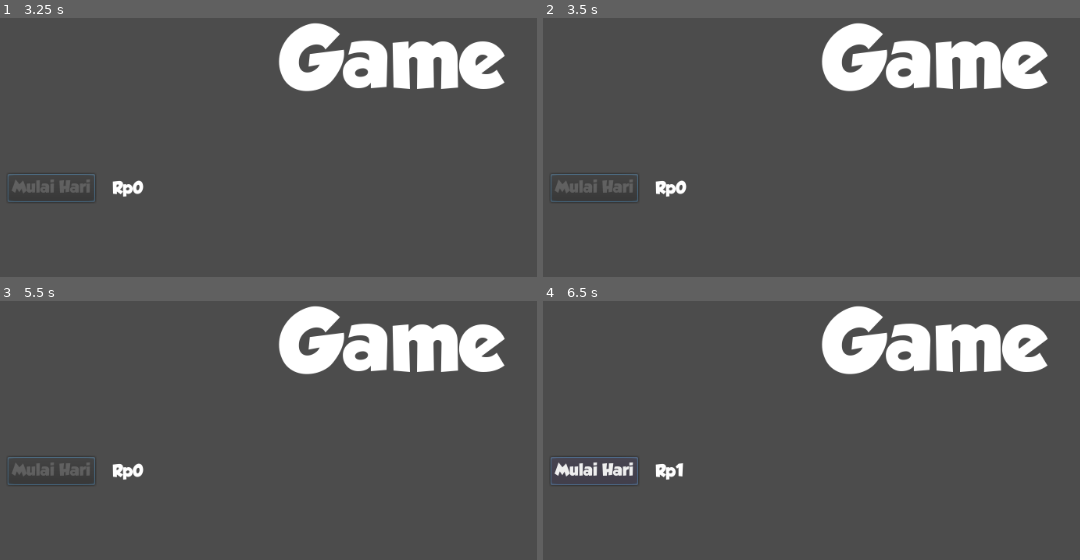
Above: before the commit, frames 1-4 (two rows, left to right).
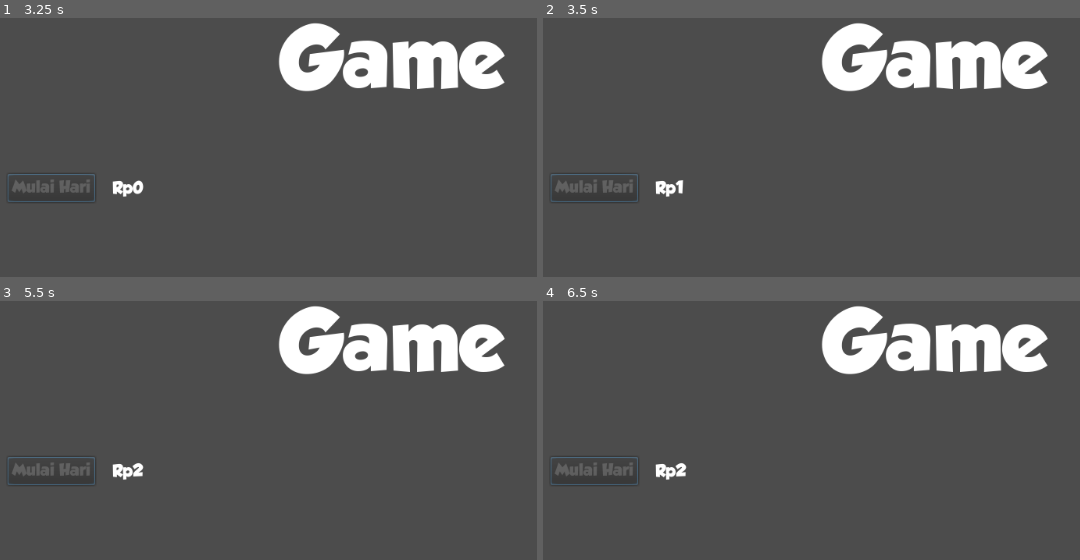
Above: after the commit, the same moments.

Repository: nyomanari21/GameProjectSkripsi
Game: Godot game, scene res://Scenes/MainMenu.tscn
The game is run twice, just before and just after one commit, with the same random seed, the same clock (stepped at 60 frames per second) and the same inputs.
Inputs:
- Up to frame 1 (3.25 s): click "Play" at 0.5 s; click "Mulai Hari" at 1.25 s; tap Enter at 2 s; tap Space at 2.75 s
- Up to frame 2 (3.5 s): no input
- Up to frame 3 (5.5 s): tap Enter at 4.25 s; tap Space at 5 s
- Up to frame 4 (6.5 s): tap Enter at 5.75 s

Frame 1 is identical in both runs. In frame 2, less than 0.1% of the frame differs, in the area x 24-27%, y 62-68%; in frame 3, less than 0.1%; in frame 4, 0.6%, in the area x 2-27%, y 62-68%.

Commit message:
Progres 3
Update:
- Membuat class Shop yang didalamnya ada variabel 'money'
- Membuat sistem transaksi dengan frekuensi tertentu setiap kali memulai hari dengan klik tombol 'ButtonStartDay'

Diff:
--- a/Game/Scenes/Game.tscn
+++ b/Game/Scenes/Game.tscn
@@ -1,6 +1,7 @@
-[gd_scene load_steps=8 format=2]
+[gd_scene load_steps=9 format=2]
 
 [ext_resource path="res://Scripts/Game.gd" type="Script" id=1]
+[ext_resource path="res://Scripts/Shop.gd" type="Script" id=2]
 
 [sub_resource type="DynamicFontData" id=1]
 font_path = "res://Assets/GROBOLD.ttf"
@@ -25,12 +26,14 @@
 size = 20
 font_data = SubResource( 5 )
 
-[node name="Game" type="Control"]
-anchor_right = 1.0
-anchor_bottom = 1.0
+[node name="Game" type="Node"]
 script = ExtResource( 1 )
 
-[node name="LabelInGame" type="Label" parent="."]
+[node name="UI" type="Control" parent="."]
+margin_right = 40.0
+margin_bottom = 40.0
+
+[node name="LabelInGame" type="Label" parent="UI"]
 margin_right = 1024.0
 margin_bottom = 120.0
 custom_fonts/font = SubResource( 2 )
@@ -38,24 +41,32 @@
 align = 1
 valign = 1
 
-[node name="ButtonStartDay" type="Button" parent="."]
+[node name="ButtonStartDay" type="Button" parent="UI"]
 margin_left = 20.0
 margin_top = 200.0
-margin_right = 124.0
-margin_bottom = 226.0
+margin_right = 132.0
+margin_bottom = 236.0
 custom_fonts/font = SubResource( 4 )
 text = "Mulai Hari"
 
-[node name="LabelMoney" type="Label" parent="."]
+[node name="LabelMoney" type="Label" parent="UI"]
 margin_left = 154.0
 margin_top = 209.0
-margin_right = 194.0
+margin_right = 233.0
 margin_bottom = 229.0
 custom_fonts/font = SubResource( 6 )
 text = "(money)"
 
+[node name="Shop" type="Control" parent="."]
+margin_right = 40.0
+margin_bottom = 40.0
+script = ExtResource( 2 )
+
 [node name="TimerStartDay" type="Timer" parent="."]
-wait_time = 5.0
+wait_time = 10.0
 
-[connection signal="pressed" from="ButtonStartDay" to="." method="_on_ButtonStartDay_pressed"]
+[node name="TimerTransaction" type="Timer" parent="."]
+
+[connection signal="pressed" from="UI/ButtonStartDay" to="." method="_on_ButtonStartDay_pressed"]
 [connection signal="timeout" from="TimerStartDay" to="." method="_on_TimerStartDay_timeout"]
+[connection signal="timeout" from="TimerTransaction" to="." method="_on_TimerTransaction_timeout"]
--- a/Game/Scenes/MainMenu.tscn
+++ b/Game/Scenes/MainMenu.tscn
@@ -17,9 +17,7 @@
 size = 32
 font_data = SubResource( 3 )
 
-[node name="MainMenu" type="Control"]
-anchor_right = 1.0
-anchor_bottom = 1.0
+[node name="MainMenu" type="Node"]
 script = ExtResource( 1 )
 
 [node name="LabelGameTitle" type="Label" parent="."]
--- a/Game/Scripts/Game.gd
+++ b/Game/Scripts/Game.gd
@@ -1,8 +1,9 @@
-extends Control
+extends Node
 
 
-var money = 0 # Variabel penyimpan jumlah uang
-var timerStart = false # Variabel penyimpan status timer
+onready var shop = get_node("Shop") # Variabel penyimpan class Shop
+var timerStartDayStart = false # Variabel penyimpan status 'TimerStartDay'
+var timerTransactionStart = false # Variabel penyimpan status 'TimerTransaction'
 
 # Called when the node enters the scene tree for the first time.
 func _ready():
@@ -10,21 +11,32 @@
 
 # Called every frame. 'delta' is the elapsed time since the previous frame.
 func _process(delta):
-	$LabelMoney.text = "Rp" + str(money)
+	$UI/LabelMoney.text = "Rp" + str(shop.get_money()) # Menampilkan uang yang dimiliki pemain saat ini
+	$TimerTransaction.wait_time = 2 # Atur frekuensi transaksi yang terjadi
 
-# Fungsi tombol 'ButtonStartDay' ketika di klik akan memulai timer 'TimerStartDay'
+# Fungsi tombol 'ButtonStartDay' ketika di klik akan memulai timer 'TimerStartDay' dan 'TimerTransaction'
 func _on_ButtonStartDay_pressed():
-	# Jika tombol di klik, jalankan timer dan nonaktifkan tombol 'ButtonStartDay'
-	if timerStart == false:
-		timerStart = true
+	# Jika tombol di klik, jalankan timer 'TimerStartDay' dan 'TimerTransaction'
+	# lalu nonaktifkan tombol 'ButtonStartDay'
+	if timerStartDayStart == false and timerTransactionStart == false:
+		timerStartDayStart = true
+		timerTransactionStart = true
 		$TimerStartDay.start()
-		$ButtonStartDay.disabled = true
+		$TimerTransaction.start()
+		$UI/ButtonStartDay.disabled = true
 
-# Fungsi timer timeout 'TimerStartDay' ketika waktu selesai akan menambahkan uang
+# Fungsi timer timeout 'TimerStartDay' ketika waktu selesai akan memberhentikan progres hari tersebut
 func _on_TimerStartDay_timeout():
-	# Ketika timer selesai, matikan timer, aktifkan tombol 'ButtonStartDay', dan tambah uang sebanyak 1
-	if timerStart == true:
-		timerStart = false
+	# Ketika timer selesai, matikan timer 'TimerStartDay' dan 'TimerTransaction', aktifkan tombol 'ButtonStartDay'
+	if timerStartDayStart == true and timerTransactionStart == true:
+		timerStartDayStart = false
+		timerTransactionStart = false
 		$TimerStartDay.stop()
-		$ButtonStartDay.disabled = false
-		money += 1
+		$TimerTransaction.stop()
+		$UI/ButtonStartDay.disabled = false
+
+# Fungsi timer timeout 'TimerTransaction' untuk mengatur frekuensi banyaknya transaksi yang terjadi
+# ketika 'ButtonStartDay' di klik dan 'TimerStartDay' berjalan
+func _on_TimerTransaction_timeout():
+	# Ketika timer selesai, akan menambahkan uang pemain
+	shop.set_money(shop.get_money()+1)
--- a/Game/Scripts/MainMenu.gd
+++ b/Game/Scripts/MainMenu.gd
@@ -1,4 +1,4 @@
-extends Control
+extends Node
 
 
 # Called when the node enters the scene tree for the first time.
--- /dev/null
+++ b/Game/Scripts/Shop.gd
@@ -0,0 +1,10 @@
+extends Control
+
+
+var money:int = 0 setget set_money, get_money
+
+func set_money(new_money):
+	money = new_money
+
+func get_money():
+	return money
Not shown, changed: Game/.mono/metadata/ide_messaging_meta.txt
